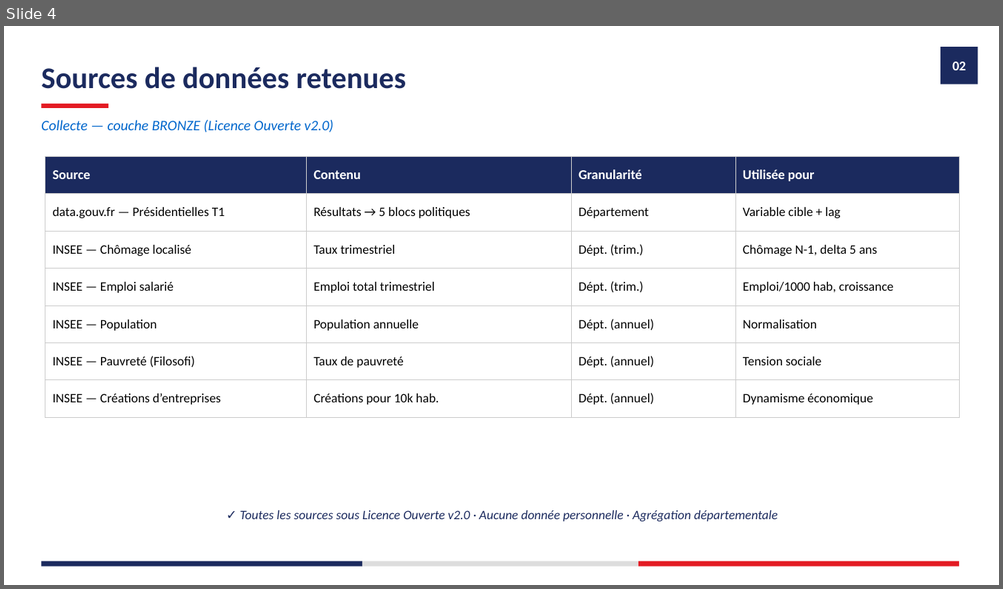
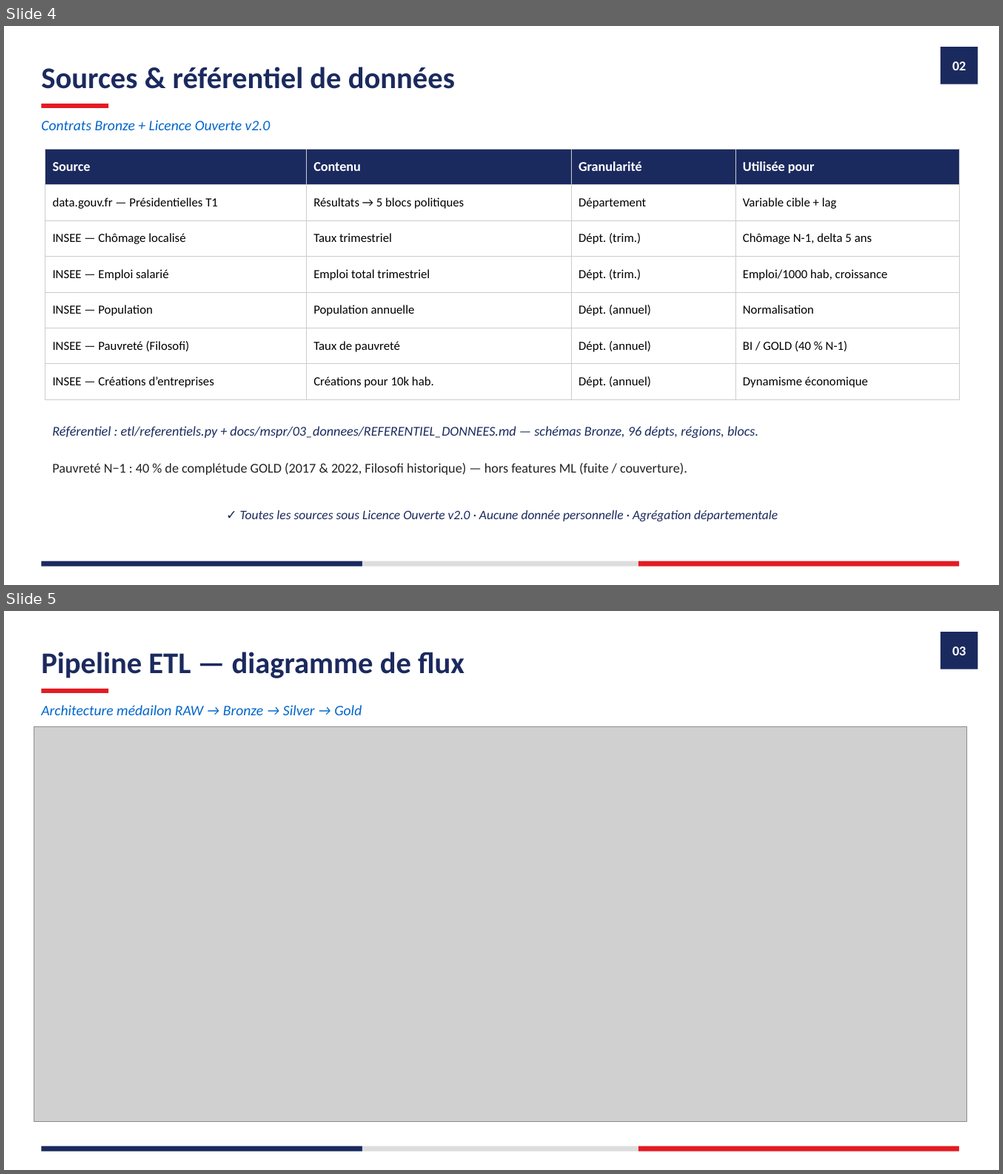
Before and after one commit to guilafont1/mspr-rattrapage, a slide deck: docs/livrables/Support_soutenance_POC_ElectioAnalytics.pptx. Shown one above the other, each under a label of ours: slide 4 before the commit, slides 4 and 5 after it. The pictures are 1003x589 and 1003x1174 pixels, drawn with LibreOffice and Linux fonts; fonts in the diff are those of the drawing; grey boxes stand for pictures. Boxes give left, top, right and bottom in pixels: in the first picture for what was removed or moved away, otherwise in the second. Text is boxed around its words. In the diff, an @@ line names an element or a change of style, - is before the commit and + after.

Commit message:
Update Makefile and documentation to integrate DQM suite and enhance project structure. Replace 'gx' with 'dqm' for data quality checks, add new targets for report generation and deck creation, and update README and other documentation to reflect these changes. Adjusted accuracy metrics and clarified data sources in various documents.

```diff
--- a/docs/livrables/Support_soutenance_POC_ElectioAnalytics.pptx
+++ b/docs/livrables/Support_soutenance_POC_ElectioAnalytics.pptx
@@ slide 5 added at <box>4,611,999,1170</box>, background #FFFFFF @@
@@ rectangle added at <box>940,632,978,669</box>, fill #1B2A5E @@
@@ text added at <box>41,652,464,678</box>, 29 pt, text #1B2A5E, bold @@
+Pipeline ETL — diagramme de flux
@@ text added at <box>952,647,965,655</box>, 13 pt, text #FFFFFF, bold @@
+03
@@ rectangle added at <box>41,689,108,693</box>, fill #E31B23 @@
@@ text added at <box>41,705,361,715</box>, 14 pt, text #0066CC, italic @@
+Architecture médailon RAW → Bronze → Silver → Gold
@@ picture added at <box>34,726,967,1122</box> @@
@@ rectangle added at <box>41,1147,362,1152</box>, fill #1B2A5E @@
@@ rectangle added at <box>362,1147,638,1152</box>, fill #DDDDDD @@
@@ rectangle added at <box>638,1147,959,1152</box>, fill #E31B23 @@
@@ slide 4 changed as well @@
@@ text at <box>41,67,455,89</box>: text changed @@
-Sources de données retenues
+Sources & référentiel de données
@@ text at <box>41,120,270,130</box>: text changed @@
-Collecte — couche BRONZE (Licence Ouverte v2.0)
+Contrats Bronze + Licence Ouverte v2.0
@@ table at <box>45,149,959,391</box> @@
-row 6, column 4: Tension sociale
+row 6, column 4: BI / GOLD (40 % N-1)
@@ size 12.5 to 12 pt in "data.gouv.fr — Présidentielles T1", "Résultats → 5 blocs politiques", "Département", "Variable cible + lag" and 19 more places @@
@@ table: place and size @@
-table at <box>45,156,959,408</box>
+table at <box>45,149,959,391</box>
@@ text added at <box>52,426,758,438</box>, 13 pt, text #1B2A5E, italic @@
+Référentiel : etl/referentiels.py + docs/mspr/03_donnees/REFERENTIEL_DONNEES.md — schémas Bronze, 96 dépts, régions, blocs.
@@ text added at <box>52,463,687,475</box>, 13 pt, text #222222 @@
+Pauvreté N−1 : 40 % de complétude GOLD (2017 & 2022, Filosofi historique) — hors features ML (fuite / couverture).
```
Also in this commit, not shown: 11 other slides changed, 2 other slides added, 26 other files.
